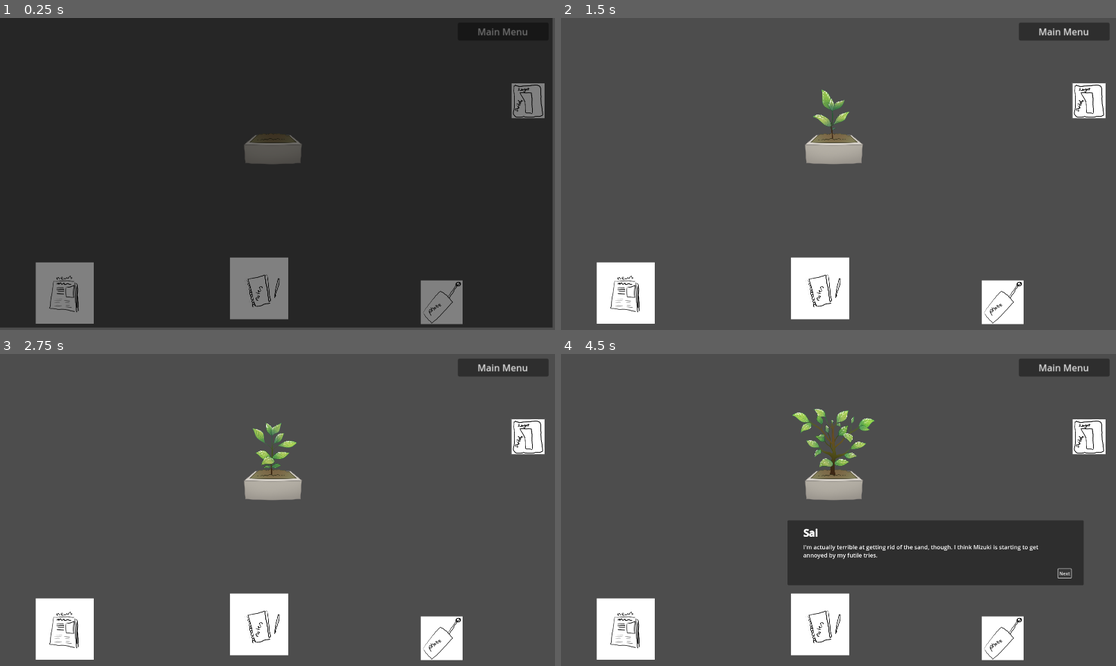
Above: before the commit, frames 1-4 (two rows, left to right).
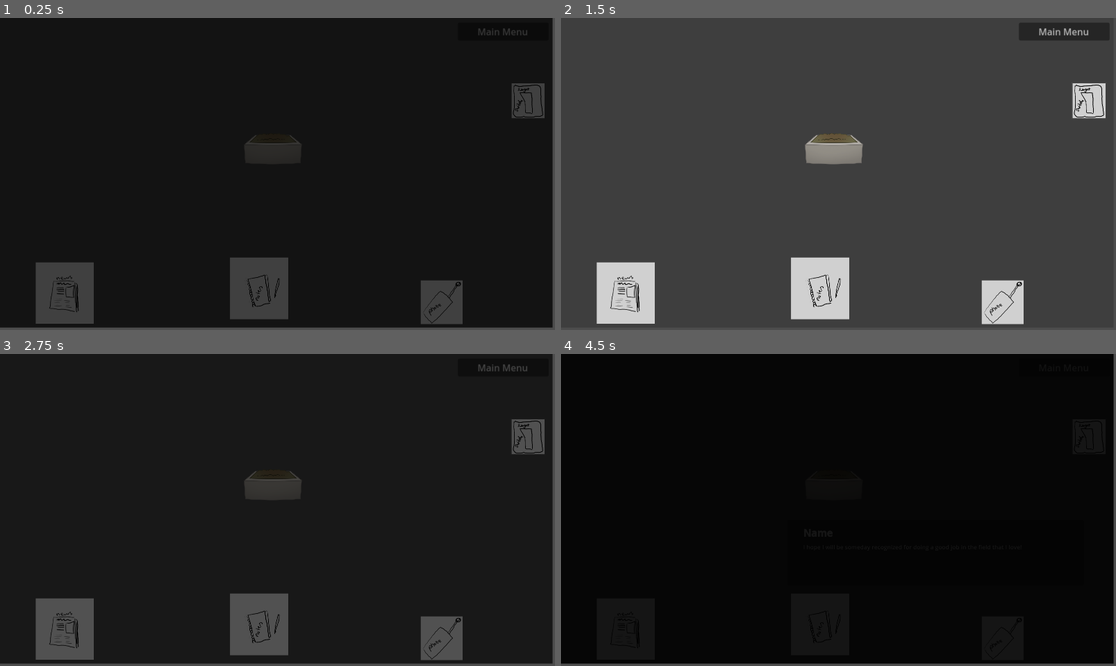
Above: after the commit, the same moments.

Repository: gringames/fem-devs-jam-24
Game: Godot game, scene res://Game/game.tscn
Same seed, same stepped clock (60 frames per second), same inputs: the game is played once before the commit and once after it.
Inputs (mouse positions are in pixels of both pictures, inside the frame that each line leads up to):
- Up to frame 1 (0.25 s): no input
- Up to frame 2 (1.5 s): click (1088, 102) at 0.5 s; click (1088, 102) at 1.25 s
- Up to frame 3 (2.75 s): click (527, 438) at 2 s
- Up to frame 4 (4.5 s): move the mouse to (832, 456) at 2.77 s; click (832, 456) at 2.85 s; tap Enter at 3.5 s; move the mouse to (1005, 637) at 3.52 s; click (1005, 637) at 3.6 s; click (1066, 572) at 4.25 s, where only the run before the commit has a clickable "Next"

The runs differ from the first frame. In frame 1, 6.7% of the frame differs, in the area x 6-99%, y 3-99%; in frame 2, 6.6%; in frame 3, 99%; in frame 4, 99%, in the area x 0-100%, y 0-100%.

Commit message:
fade in and out between days

Diff:
--- a/femdevsjam24/Features/day_cycle/day_manager.gd
+++ b/femdevsjam24/Features/day_cycle/day_manager.gd
@@ -230,23 +230,25 @@
 
 
 func _ready() -> void:
-	next_day_button.connect("pressed", _next_day)
+	next_day_button.connect("pressed", _end_day)
 	plant.connect("clicked_plant", _on_plant_clicked)
+	fade.connect("fade_out_finished", _start_day)
 	fade.connect("fade_in_finished", _next_day)
-	fade.fade_from_black()
+	_start_day()
+
+
+func _end_day() -> void:
+	fade.fade_to_black()
+	#print("stop music")
+
+
+func _start_day() -> void:
+	print("start music")
+	#fade.fade_from_black()
 
 
 func _next_day() -> void:
-	if current_day == 1:
-		plant.grow()
-	# TODO: if not day 1: fade to black, stop music track
-
-
 	print("current day: ", current_day)
-
-	# TODO: fade from black
-	# TODO: start music track
-
 
 	if current_day == 7:
 		_determine_ending()
@@ -257,7 +259,8 @@
 
 
 func _handle_day() -> void:
-	plant.grow()
+	if has_tent_today[current_day - 1]:
+		plant.grow()
 
 	var current_calls: Array = day_info[current_day][calls_key]
 	if _is_call_happening_today(current_calls):
--- a/femdevsjam24/Game/game.tscn
+++ b/femdevsjam24/Game/game.tscn
@@ -94,3 +94,4 @@
 article = NodePath("../NewspaperArticle")
 
 [node name="BlackFadeCanvasLayer" parent="." instance=ExtResource("12_lr51w")]
+fade_speed = 1.0
--- a/femdevsjam24/menus/black_fade_canvas_layer.gd
+++ b/femdevsjam24/menus/black_fade_canvas_layer.gd
@@ -32,7 +32,7 @@
 	fade_from = true
 
 
-# Called every frame. 'delta' is the elapsed time since the previous frame.
+
 func _process(delta: float) -> void:
 	if fade_to:
 		black_rect.color.a += fade_speed * delta
